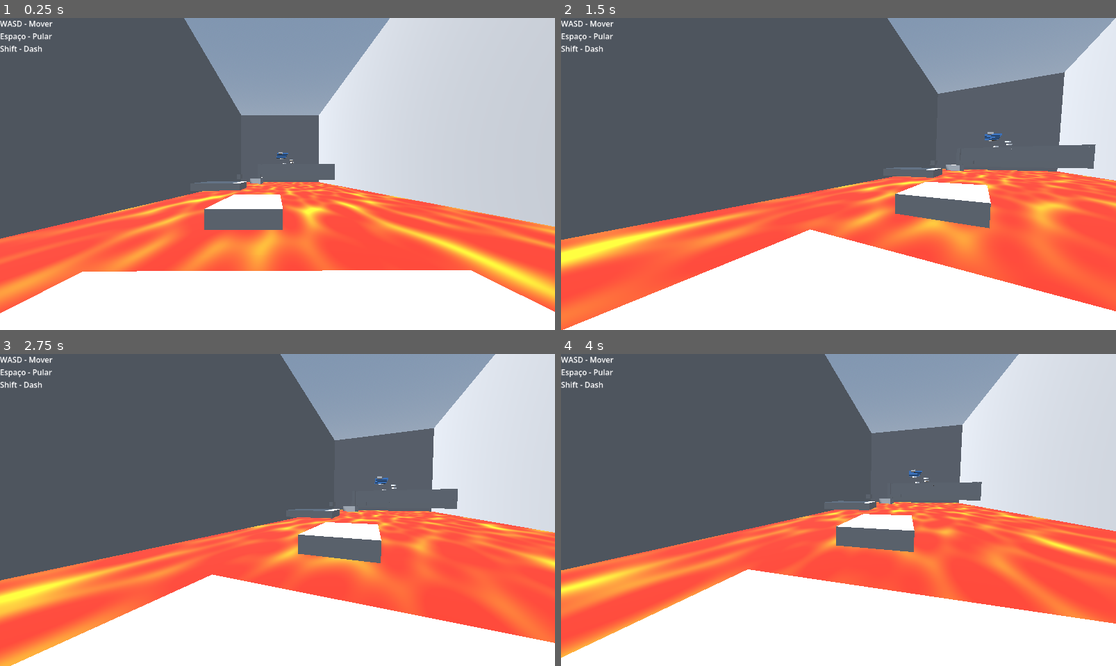
Above: before the commit, frames 1-4 (two rows, left to right).
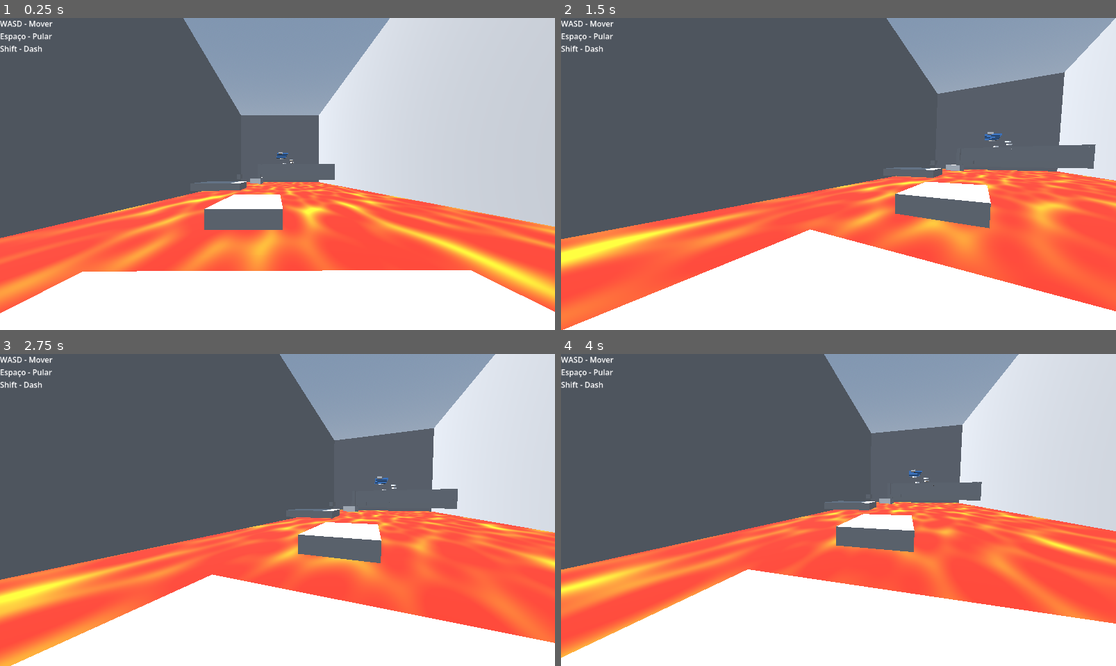
Above: after the commit, the same moments.

Repository: Hugouououo/UniGames
Game: Godot game, scene res://principal.tscn
The game is run twice, just before and just after one commit, with the same random seed, the same clock (stepped at 60 frames per second) and the same inputs.
Inputs (mouse positions are in pixels of both pictures, inside the frame that each line leads up to):
- Up to frame 1 (0.25 s): no input
- Up to frame 2 (1.5 s): tap Enter (ui_accept) at 0.5, 0.77 s; move the mouse to (960, 158) at 0.52 s; hold Right (ui_right) 0.53-1.28 s; tap Shift (dash) at 0.6, 1.35 s; click (960, 158) at 0.67 s; move the mouse to (810, 174) at 1.27 s; hold Up (ui_up) from 1.28 s (still down)
- Up to frame 3 (2.75 s): keep holding Up (ui_up); tap Enter (ui_accept) at 1.52 s; move the mouse to (288, 503) at 2.02 s; tap Shift (dash) at 2.1 s
- Up to frame 4 (4 s): keep holding Up (ui_up); move the mouse to (832, 516) at 2.77 s; tap Shift (dash) at 2.85, 3.6 s; click (832, 516) at 2.92 s; tap Enter (ui_accept) at 3.02, 3.77 s; move the mouse to (877, 513) at 3.52 s

The runs differ from the first frame. In frame 1, less than 0.1% of the frame differs, in the area x 0-46%, y 0-71%; in frame 2, 0.1%, in the area x 0-79%, y 0-72%; in frame 3, 0.1%; in frame 4, less than 0.1%.

Commit message:
To fazendo o timer

Diff:
--- a/principal.tscn
+++ b/principal.tscn
@@ -322,7 +322,7 @@
 material = SubResource("StandardMaterial3D_1g4wj")
 
 [node name="CSGMesh3D40" type="CSGMesh3D" parent="." unique_id=1189633946]
-transform = Transform3D(1.0318615, 0, -1.971077, 0, 1, 0, 1.8344766, 0, 1.1086967, 158.14117, 14.474244, 4.6215734)
+transform = Transform3D(1.0318615, 0, -1.971077, 0, 1, 0, 1.8344766, 0, 1.1086967, 159.0192, 14.474244, 4.6215734)
 use_collision = true
 mesh = SubResource("BoxMesh_ep5lw")
 material = SubResource("StandardMaterial3D_1g4wj")
@@ -360,7 +360,7 @@
 material = SubResource("StandardMaterial3D_ep5lw")
 
 [node name="CSGMesh3D26" type="CSGMesh3D" parent="." unique_id=1204823064]
-transform = Transform3D(413.3626, 0, 0, 0, 100, 0, 0, 0, -0.013800808, 104.16946, 22.529163, -41.402588)
+transform = Transform3D(413.3626, 0, 0, 0, 100, 0, 0, 0, -0.013800808, 106.16566, 22.529163, -41.759933)
 use_collision = true
 mesh = SubResource("BoxMesh_ep5lw")
 material = SubResource("StandardMaterial3D_ep5lw")
@@ -382,6 +382,7 @@
 script = ExtResource("7_jpj0s")
 
 [node name="MultiMeshInstance3D" type="MultiMeshInstance3D" parent="Plataforme_mov2" unique_id=1981915890]
+visible = false
 
 [node name="CSGMesh3D" type="CSGMesh3D" parent="Plataforme_mov2" unique_id=1231222117]
 transform = Transform3D(6.93, 0, 0, 0, 1, 0, 0, 0, 6.8, 112.75616, 0, 19.721432)
Empty file added: timer.gd
Not shown, added: timer.gd.uid
Empty file added: timer_manager.gd
Not shown, added: timer_manager.gd.uid
